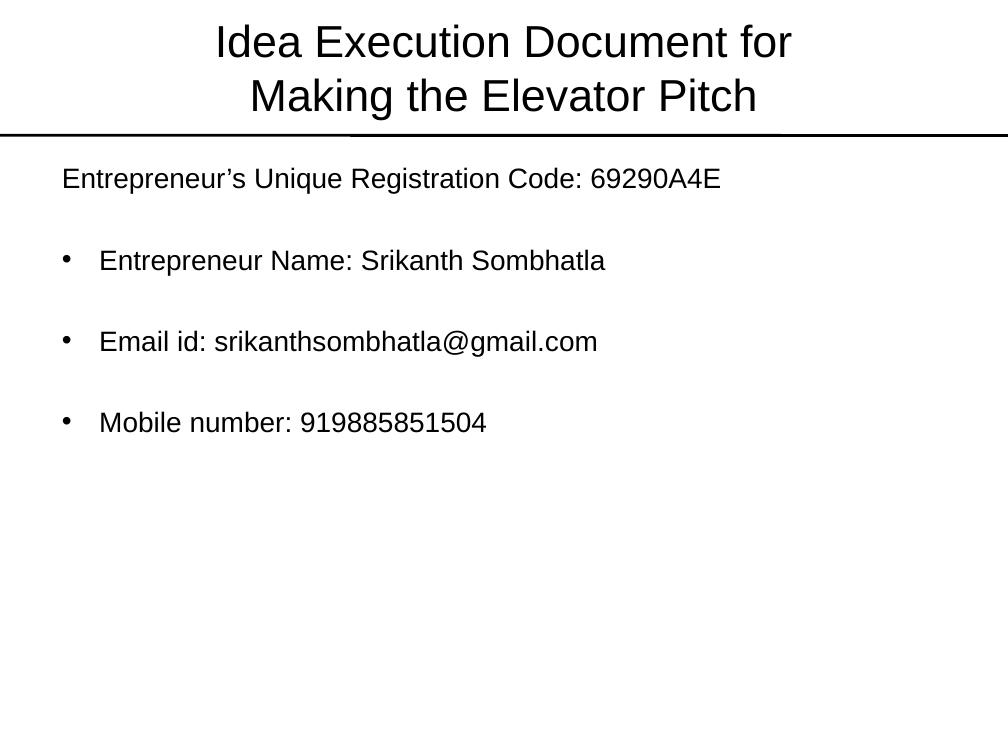
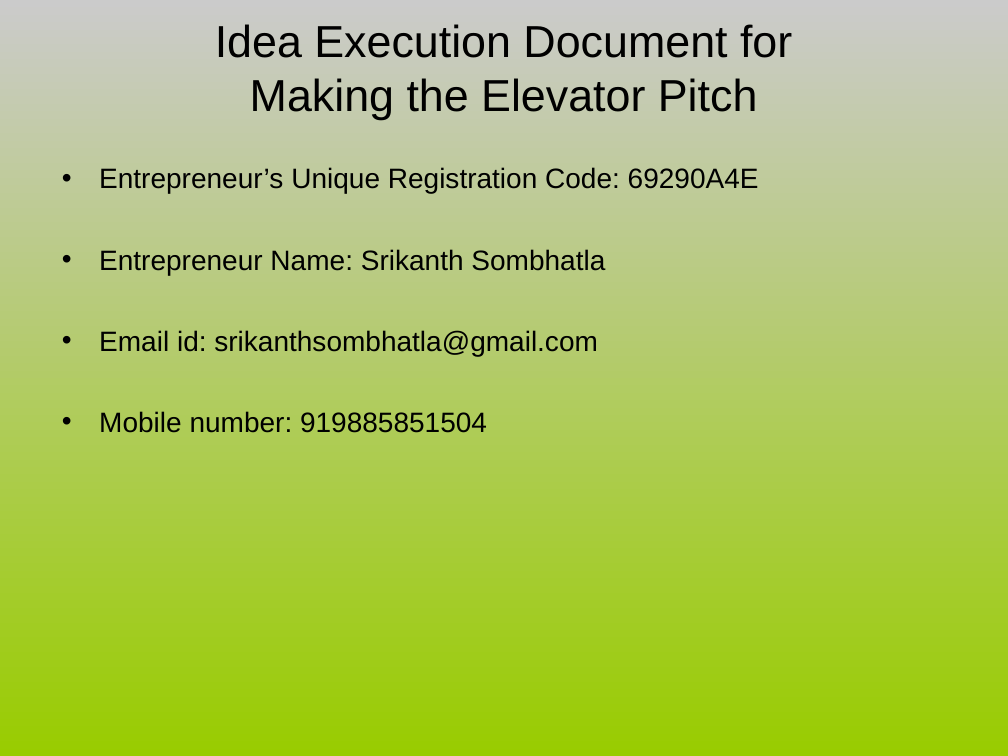
Before and after one commit to sriks/decii, a slide deck: slide 1 of mobileticketing/69290A4E.ppt. Drawn at 1008x756 pixels with LibreOffice and Linux fonts; fonts in the diff are those of the drawing. Boxes give left, top, right and bottom in pixels: in the first picture for what was removed or moved away, otherwise in the second. Text is boxed around its words. In the diff, an @@ line names an element or a change of style, - is before the commit and + after.

```diff
--- a/mobileticketing/69290A4E.ppt
+++ b/mobileticketing/69290A4E.ppt
@@ background #FFFFFF to gradient #CBCBCB to #99CC00 @@
@@ line removed from (0, 135) to (1008, 135) @@
@@ text at <box>99,167,759,194</box>: bullet none to • @@
```
Also in this commit, not shown: 9 other slides changed, 1 slide added, 1 slide removed, 4 other files.
